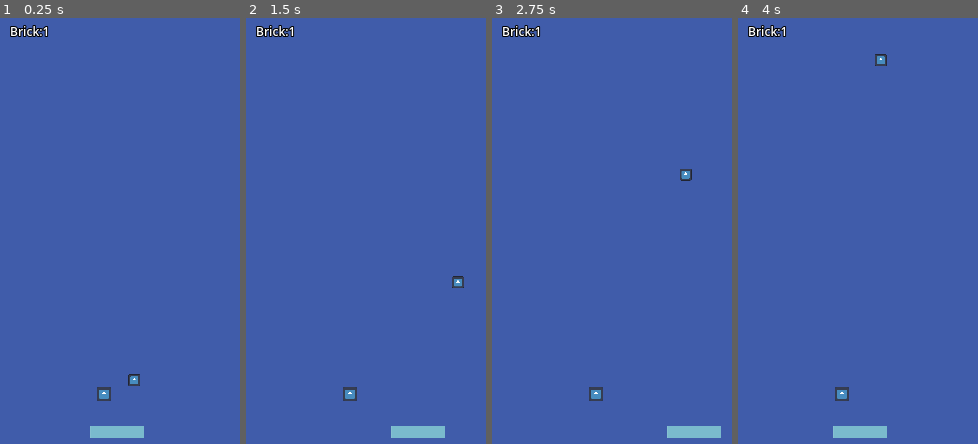
Above: before the commit, frames 1-4 (left to right).
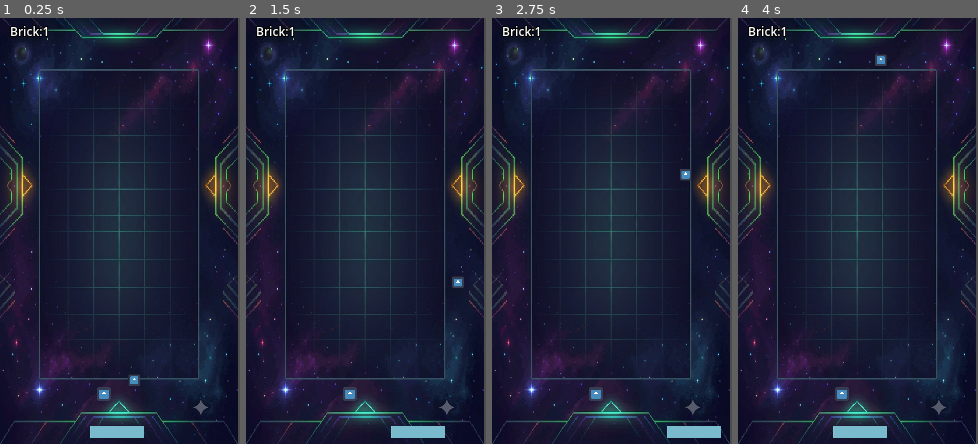
Above: after the commit, the same moments.

Repository: TUSHAR-SHAWw/Godot-Folder
Game: Godot game, scene res://Scenes/game.tscn
Two runs of this game, one before a commit and one after it. Both use one fixed random seed, a clock stepped at 60 frames per second and the inputs below. Before the commit the project starts from res://game.tscn. The engine's default icon, where the game draws it, is replaced by a stand-in: a white triangle on a blue panel in a dark square.
Inputs:
- Up to frame 1 (0.25 s): no input
- Up to frame 2 (1.5 s): hold D (right) 0.53-1.28 s; hold A (left) from 1.28 s (still down)
- Up to frame 3 (2.75 s): release A (left) at 2.03 s; hold D (right) from 2.03 s (still down)
- Up to frame 4 (4 s): release D (right) at 3.53 s; hold A (left) from 3.53 s (still down)

The runs differ from the first frame. In frame 1, 99% of the frame differs, in the area x 0-100%, y 0-100%; in frame 2, 99%; in frame 3, 99%; in frame 4, 99%.

Commit message:
.

Diff:
--- /dev/null
+++ b/brick-breaker/Globals/Signalbus.gd
@@ -0,0 +1,11 @@
+extends Node
+
+signal Tilehit
+
+const GAME = preload("uid://b7ofnx4gvwjqs")
+
+func load_game_scene()->void:
+	get_tree().change_scene_to_packed(GAME)
+
+func emit_tile_hit()->void:
+	Tilehit.emit()
--- a/brick-breaker/ball.tscn
+++ b/brick-breaker/Scenes/ball.tscn
@@ -1,6 +1,6 @@
 [gd_scene format=3 uid="uid://bdr1x3qp6c6o"]
 
-[ext_resource type="Script" uid="uid://d2q3k4ik8fl8e" path="res://ball.gd" id="1_41u45"]
+[ext_resource type="Script" uid="uid://d2q3k4ik8fl8e" path="res://Scripts/ball.gd" id="1_41u45"]
 [ext_resource type="Texture2D" uid="uid://bvbynwc6ek44b" path="res://icon.svg" id="1_x8fbi"]
 
 [sub_resource type="PhysicsMaterial" id="PhysicsMaterial_41u45"]
--- a/brick-breaker/brickbase.tscn
+++ b/brick-breaker/Scenes/brickbase.tscn
@@ -1,7 +1,7 @@
 [gd_scene format=3 uid="uid://b0nya1v3cgehq"]
 
 [ext_resource type="Texture2D" uid="uid://bvbynwc6ek44b" path="res://icon.svg" id="1_huui3"]
-[ext_resource type="Script" uid="uid://cwv3rmfi7ptpp" path="res://brickbase.gd" id="1_ngoww"]
+[ext_resource type="Script" uid="uid://cwv3rmfi7ptpp" path="res://Scripts/brickbase.gd" id="1_ngoww"]
 
 [sub_resource type="RectangleShape2D" id="RectangleShape2D_ag0bx"]
 size = Vector2(14, 14)
--- a/brick-breaker/game.tscn
+++ b/brick-breaker/Scenes/game.tscn
@@ -1,6 +1,6 @@
 [gd_scene format=3 uid="uid://b7ofnx4gvwjqs"]
 
-[ext_resource type="PackedScene" uid="uid://cowi4aoeal6nr" path="res://lavel_base.tscn" id="1_80nbo"]
+[ext_resource type="PackedScene" uid="uid://cowi4aoeal6nr" path="res://Scenes/lavel_base.tscn" id="1_80nbo"]
 
 [node name="Game" type="Node2D" unique_id=942835227]
 
--- a/brick-breaker/game_ui.tscn
+++ b/brick-breaker/Scenes/game_ui.tscn
@@ -1,6 +1,6 @@
 [gd_scene format=3 uid="uid://dbbkpf1wpupq4"]
 
-[ext_resource type="Script" uid="uid://dwkxm8ns1lcvx" path="res://game_ui.gd" id="1_ue6oa"]
+[ext_resource type="Script" uid="uid://dwkxm8ns1lcvx" path="res://Scripts/game_ui.gd" id="1_ue6oa"]
 
 [sub_resource type="LabelSettings" id="LabelSettings_4y7x1"]
 font_size = 12
--- a/brick-breaker/game_won.tscn
+++ b/brick-breaker/Scenes/game_won.tscn
@@ -1,4 +1,6 @@
 [gd_scene format=3 uid="uid://ccmchpcgepm5o"]
+
+[ext_resource type="Script" uid="uid://rvdvlvg5kpjg" path="res://Scripts/game_won.gd" id="1_glrca"]
 
 [sub_resource type="LabelSettings" id="LabelSettings_ag0bx"]
 font_size = 24
@@ -13,6 +15,7 @@
 anchor_bottom = 1.0
 grow_horizontal = 2
 grow_vertical = 2
+script = ExtResource("1_glrca")
 
 [node name="MarginContainer" type="MarginContainer" parent="." unique_id=696828620]
 layout_mode = 1
@@ -43,3 +46,5 @@
 size_flags_horizontal = 4
 size_flags_vertical = 4
 text = "Next Level"
+
+[connection signal="pressed" from="MarginContainer/VBoxContainer/Button" to="." method="_on_button_pressed"]
--- a/brick-breaker/lavel_base.tscn
+++ b/brick-breaker/Scenes/lavel_base.tscn
@@ -1,11 +1,11 @@
 [gd_scene format=3 uid="uid://cowi4aoeal6nr"]
 
-[ext_resource type="Texture2D" uid="uid://vqx7a7i8v26c" path="res://Assets/happy_thoughts.png" id="1_cmvah"]
-[ext_resource type="Script" uid="uid://byc3qivklkn00" path="res://lavel_base.gd" id="1_ile82"]
-[ext_resource type="PackedScene" uid="uid://bdr1x3qp6c6o" path="res://ball.tscn" id="3_c1dmx"]
-[ext_resource type="PackedScene" uid="uid://b0afnhv8kgvmr" path="res://brick_map.tscn" id="3_ile82"]
-[ext_resource type="PackedScene" uid="uid://cbgclrwnfemtx" path="res://puddle.tscn" id="4_kq2oq"]
-[ext_resource type="PackedScene" uid="uid://dbbkpf1wpupq4" path="res://game_ui.tscn" id="6_4y7x1"]
+[ext_resource type="Script" uid="uid://byc3qivklkn00" path="res://Scripts/lavel_base.gd" id="1_ile82"]
+[ext_resource type="Texture2D" uid="uid://i2x7d0j0fkjk" path="res://Assets/gamebg.png" id="2_5rjby"]
+[ext_resource type="PackedScene" uid="uid://bdr1x3qp6c6o" path="res://Scenes/ball.tscn" id="3_c1dmx"]
+[ext_resource type="PackedScene" uid="uid://b0afnhv8kgvmr" path="res://Scenes/brick_map.tscn" id="3_ile82"]
+[ext_resource type="PackedScene" uid="uid://cbgclrwnfemtx" path="res://Scenes/puddle.tscn" id="4_kq2oq"]
+[ext_resource type="PackedScene" uid="uid://dbbkpf1wpupq4" path="res://Scenes/game_ui.tscn" id="6_4y7x1"]
 
 [sub_resource type="RectangleShape2D" id="RectangleShape2D_kq2oq"]
 size = Vector2(12, 437)
@@ -20,10 +20,9 @@
 script = ExtResource("1_ile82")
 
 [node name="Sprite2D" type="Sprite2D" parent="." unique_id=580984601]
-scale = Vector2(1.9133859, 3.663793)
-texture = ExtResource("1_cmvah")
+scale = Vector2(0.31, 0.31)
+texture = ExtResource("2_5rjby")
 centered = false
-region_enabled = true
 region_rect = Rect2(46, 123, 127.093506, 116.718445)
 
 [node name="BrickContainer" type="Node2D" parent="." unique_id=575251575]
@@ -51,6 +50,6 @@
 [node name="puddle" parent="." unique_id=325068203 instance=ExtResource("4_kq2oq")]
 position = Vector2(117, 414)
 
-[node name="CanvasLayer" type="CanvasLayer" parent="." unique_id=1649858239]
+[node name="Ui Container" type="CanvasLayer" parent="." unique_id=1649858239]
 
-[node name="Game_UI" parent="CanvasLayer" unique_id=532167470 instance=ExtResource("6_4y7x1")]
+[node name="Game_UI" parent="Ui Container" unique_id=532167470 instance=ExtResource("6_4y7x1")]
--- /dev/null
+++ b/brick-breaker/Scenes/main.tscn
@@ -0,0 +1,11 @@
+[gd_scene format=3 uid="uid://b3y8vlut42spq"]
+
+[node name="Main" type="Control" unique_id=936445446]
+layout_mode = 3
+anchors_preset = 15
+anchor_right = 1.0
+anchor_bottom = 1.0
+grow_horizontal = 2
+grow_vertical = 2
+
+[node name="Sprite2D" type="Sprite2D" parent="." unique_id=1777938777]
--- a/brick-breaker/power_up.tscn
+++ b/brick-breaker/Scenes/power_up.tscn
@@ -1,6 +1,6 @@
 [gd_scene format=3 uid="uid://cp68c2blu5h13"]
 
-[ext_resource type="Script" uid="uid://cqhhydug37nkl" path="res://power_up.gd" id="1_lbdsv"]
+[ext_resource type="Script" uid="uid://cqhhydug37nkl" path="res://Scripts/power_up.gd" id="1_lbdsv"]
 
 [sub_resource type="CircleShape2D" id="CircleShape2D_ag0bx"]
 
--- a/brick-breaker/puddle.tscn
+++ b/brick-breaker/Scenes/puddle.tscn
@@ -1,7 +1,7 @@
 [gd_scene format=3 uid="uid://cbgclrwnfemtx"]
 
 [ext_resource type="Texture2D" uid="uid://vqx7a7i8v26c" path="res://Assets/happy_thoughts.png" id="1_3jn3q"]
-[ext_resource type="Script" uid="uid://diecv15osqodp" path="res://puddle.gd" id="1_5h5e0"]
+[ext_resource type="Script" uid="uid://diecv15osqodp" path="res://Scripts/puddle.gd" id="1_5h5e0"]
 
 [sub_resource type="RectangleShape2D" id="RectangleShape2D_wvhbo"]
 size = Vector2(55.125, 12)
--- /dev/null
+++ b/brick-breaker/Scripts/game_won.gd
@@ -0,0 +1,16 @@
+extends Control
+
+
+# Called when the node enters the scene tree for the first time.
+func _ready() -> void:
+	pass # Replace with function body.
+
+
+# Called every frame. 'delta' is the elapsed time since the previous frame.
+func _process(delta: float) -> void:
+	pass
+
+
+func _on_button_pressed() -> void:
+	Signalbus.load_game_scene()
+	queue_free()
--- a/brick-breaker/lavel_base.gd
+++ b/brick-breaker/Scripts/lavel_base.gd
@@ -3,12 +3,15 @@
 const BRICKBASE = preload("uid://b0nya1v3cgehq")
 @onready var brick_container: Node2D = $BrickContainer
 @export var BrickCount:int=0
-@onready var game_ui: Control = $CanvasLayer/Game_UI
+@onready var game_ui: Control = $"Ui Container"/Game_UI
+@onready var ui_container: CanvasLayer = $"Ui Container"
+const GAME_WON = preload("uid://ccmchpcgepm5o")
+
 
 func _ready() -> void:
 	Signalbus.Tilehit.connect(on_tile_hit)
 	for i in brick_map.get_used_cells():
-		var pos=brick_map.to_global(brick_map.map_to_local(i))
+		var pos:Vector2=brick_map.to_global(brick_map.map_to_local(i))
 		spawn_brick(pos)
 	brick_map.queue_free()
 	game_ui.change_brike_label(BrickCount)
@@ -23,3 +26,6 @@
 func on_tile_hit()->void:
 	BrickCount-=1
 	game_ui.change_brike_label(BrickCount)
+	if BrickCount<=0:
+		var win_ui=GAME_WON.instantiate()
+		ui_container.add_child(win_ui)
--- a/brick-breaker/Signalbus.gd
+++ /dev/null
@@ -1,7 +0,0 @@
-extends Node
-
-signal Tilehit
-
-
-func emit_tile_hit()->void:
-	Tilehit.emit()
--- a/brick-breaker/project.godot
+++ b/brick-breaker/project.godot
@@ -11,7 +11,7 @@
 [application]
 
 config/name="Brick Breaker"
-run/main_scene="res://game.tscn"
+run/main_scene="res://Scenes/game.tscn"
 config/features=PackedStringArray("4.7", "GL Compatibility")
 config/icon="res://icon.svg"
 
Binary file added: brick-breaker/Assets/Gemini_Generated_Image_cmhzu9cmhzu9cmhz.png
Not shown, added: brick-breaker/Assets/Gemini_Generated_Image_cmhzu9cmhzu9cmhz.png.import
Binary file added: brick-breaker/Assets/gamebg.png
Not shown, added: brick-breaker/Assets/gamebg.png.import
Renamed: brick-breaker/Signalbus.gd.uid -> brick-breaker/Globals/Signalbus.gd.uid
Renamed: brick-breaker/brick_map.tscn -> brick-breaker/Scenes/brick_map.tscn
Renamed: brick-breaker/ball.gd -> brick-breaker/Scripts/ball.gd
Renamed: brick-breaker/ball.gd.uid -> brick-breaker/Scripts/ball.gd.uid
Renamed: brick-breaker/brickbase.gd -> brick-breaker/Scripts/brickbase.gd
Renamed: brick-breaker/brickbase.gd.uid -> brick-breaker/Scripts/brickbase.gd.uid
Renamed: brick-breaker/game_ui.gd -> brick-breaker/Scripts/game_ui.gd
Renamed: brick-breaker/game_ui.gd.uid -> brick-breaker/Scripts/game_ui.gd.uid
(and 6 more such lines)
